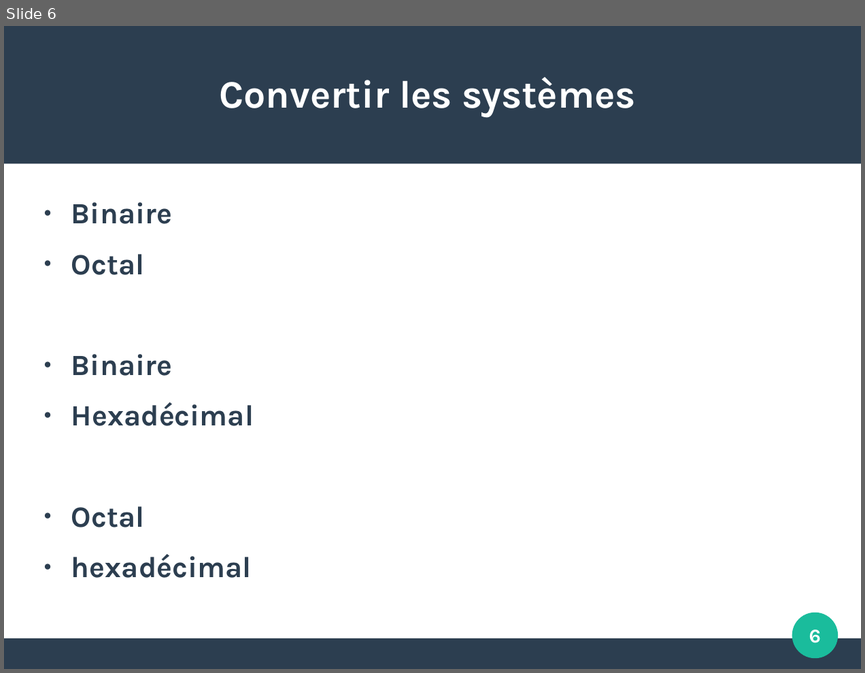
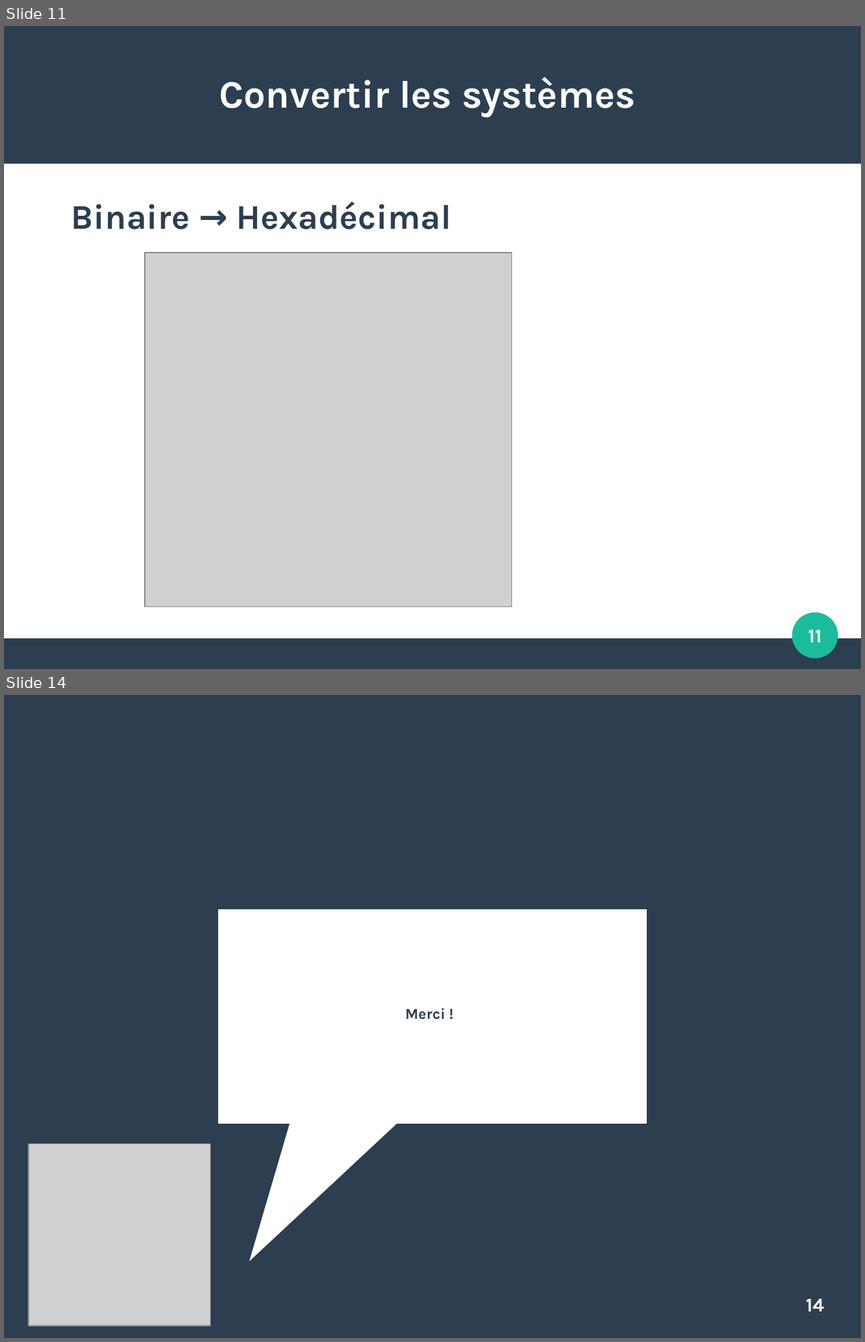
Before and after one commit to JulieMarielaure/Projet1BGE, a slide deck: Hexadécimal Octal.odp. Shown one above the other, each under a label of ours: slide 6 before the commit, slides 11 and 14 after it; the slides between them are not shown. The pictures are 865x673 and 865x1342 pixels, drawn with LibreOffice and Linux fonts; fonts in the diff are those of the drawing; grey boxes stand for pictures. Boxes give left, top, right and bottom in pixels: in the first picture for what was removed or moved away, otherwise in the second. Text is boxed around its words. In the diff, an @@ line names an element or a change of style, - is before the commit and + after.

```diff
--- a/Hexadécimal Octal.odp
+++ b/Hexadécimal Octal.odp
@@ slide 14 added at (4,695,861,1338), background #2C3E50 @@
@@ speech box added at (219,910,647,1124), fill #FFFFFF @@
@@ title added at (405,1008,445,1019), 14 pt, text #2C3E50, bold @@
+Merci !
@@ picture added at (28,1144,210,1325) @@
@@ page number added at (806,1298,824,1311), 18 pt, text #FFFFFF, bold @@
+14
@@ what was slide 6 is now slide 11 @@
@@ slide 11 changed as well @@
@@ text at (71,201,451,229): text changed; size 27.2 to 32 pt @@
-● Binaire
-● Octal
-● Binaire
-● Hexadécimal
-● Octal
-● hexadécimal
+Binaire → Hexadécimal
@@ picture added at (145,252,512,606) @@
@@ page number at (808,629,821,642): text changed @@
-6
+11
```
Also in this commit, not shown: 4 other slides changed, 8 other slides added, 3 slides removed, 2 other files.
